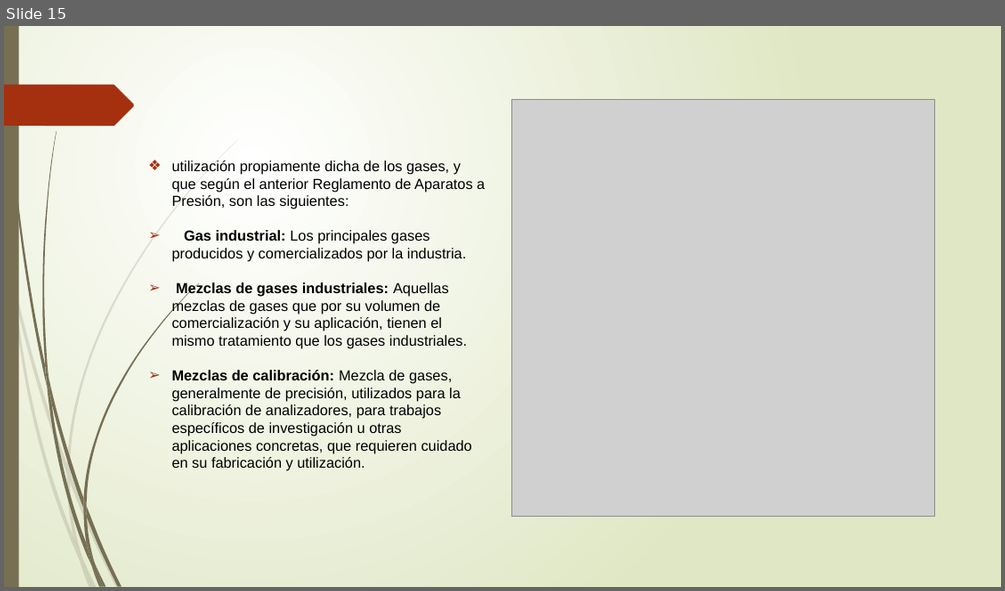
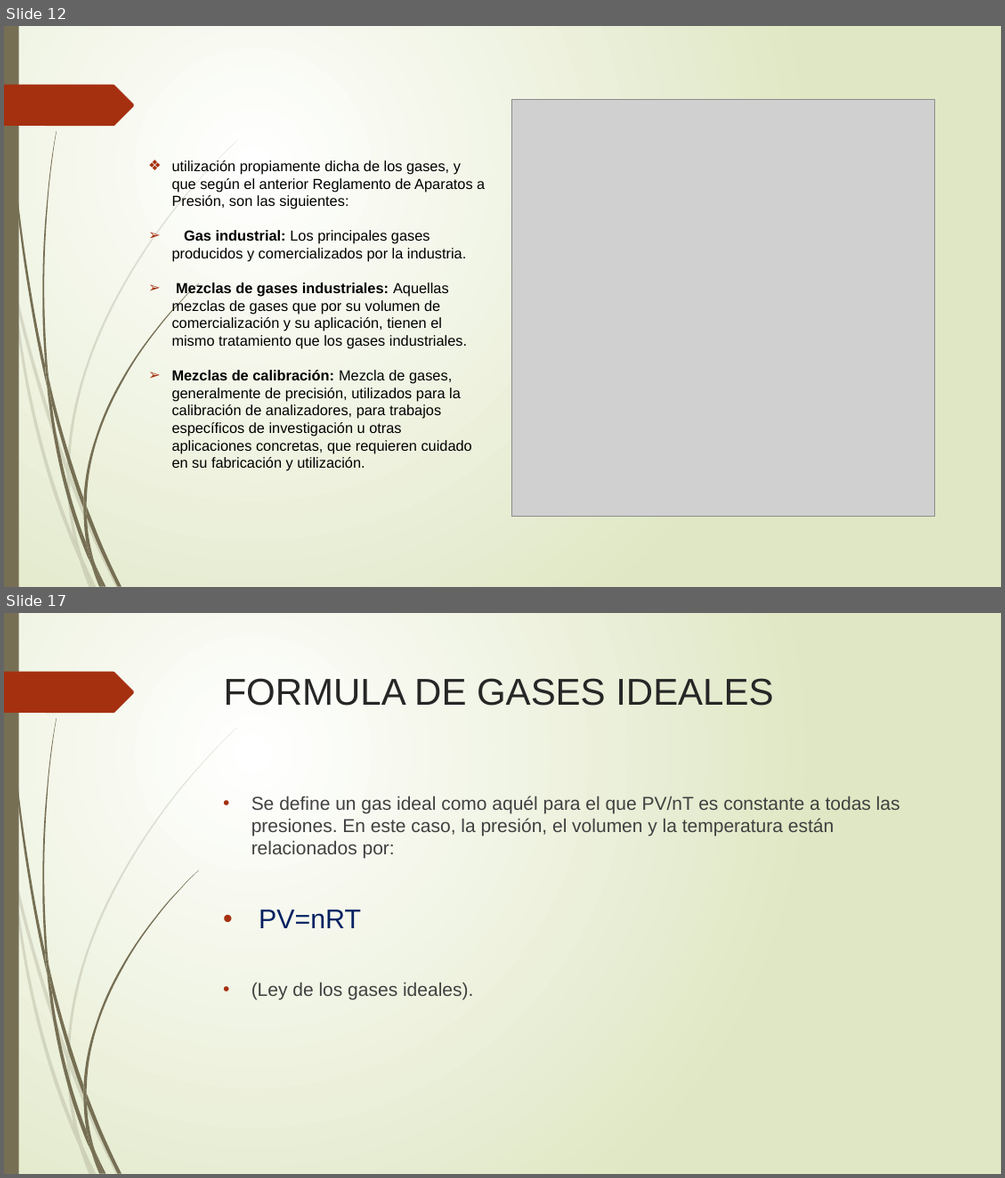
Before and after one commit to IvanRivera771/Documentos-GIT, a slide deck: Trabajo de Investigación Gases.pptx. Shown one above the other, each under a label of ours: slide 15 before the commit, slides 12 and 17 after it; the slides between them are not shown. The pictures are 1005x591 and 1005x1178 pixels, drawn with LibreOffice and Linux fonts; fonts in the diff are those of the drawing; grey boxes stand for pictures. Boxes give left, top, right and bottom in pixels: in the first picture for what was removed or moved away, otherwise in the second. Text is boxed around its words. In the diff, an @@ line names an element or a change of style, - is before the commit and + after.

Commit message:
gases quimica

```diff
--- a/Trabajo de Investigación Gases.pptx
+++ b/Trabajo de Investigación Gases.pptx
@@ slide 17 added at box(4, 613, 1001, 1174), background gradient #FFFFFF to #DFE8C4; not listed: 24 template elements that a slide beside it also shows @@
@@ title added at box(224, 678, 773, 706), 36 pt, text #262626 @@
+FORMULA DE GASES IDEALES
@@ text added at box(251, 795, 900, 999), 18 pt, text #404040 @@
+• Se define un gas ideal como aquél para el que PV/nT es constante a todas las presiones. En este caso, la presión, el volumen y la temperatura están relacionados por:
+• PV=nRT
+• (Ley de los gases ideales).
@@ what was slide 15 is now slide 12 @@
```
Also in this commit, not shown: 3 slides changed, 18 other slides added, 6 slides removed, 1 other file.
